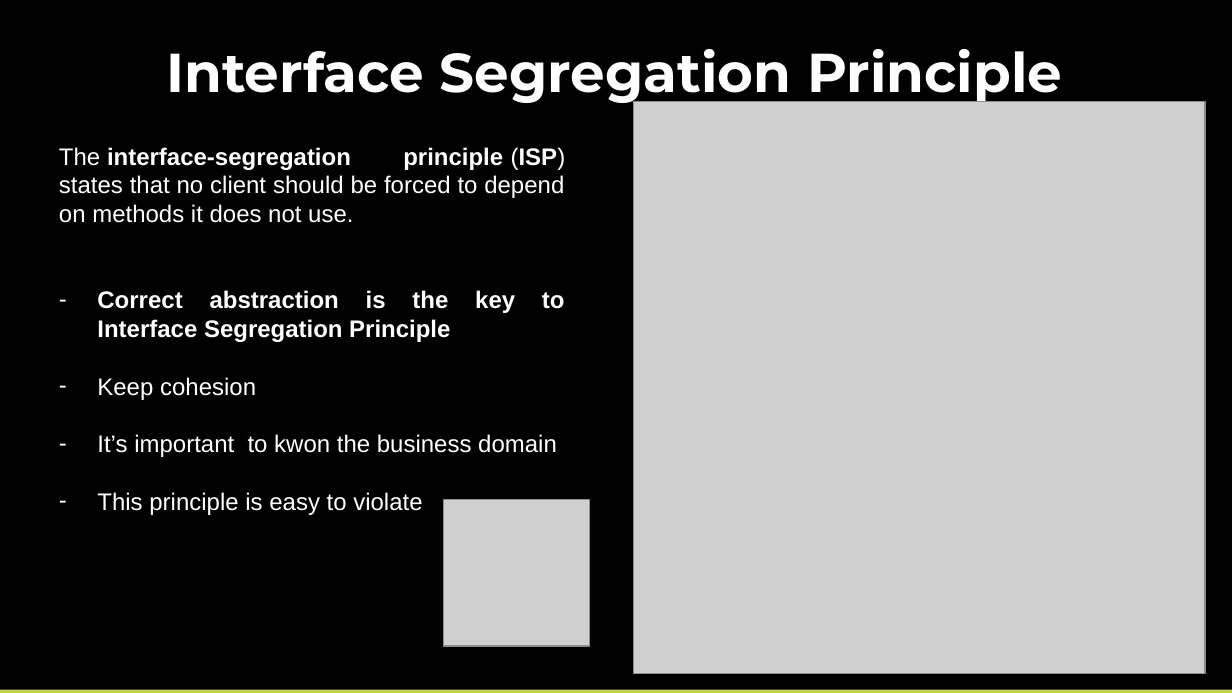
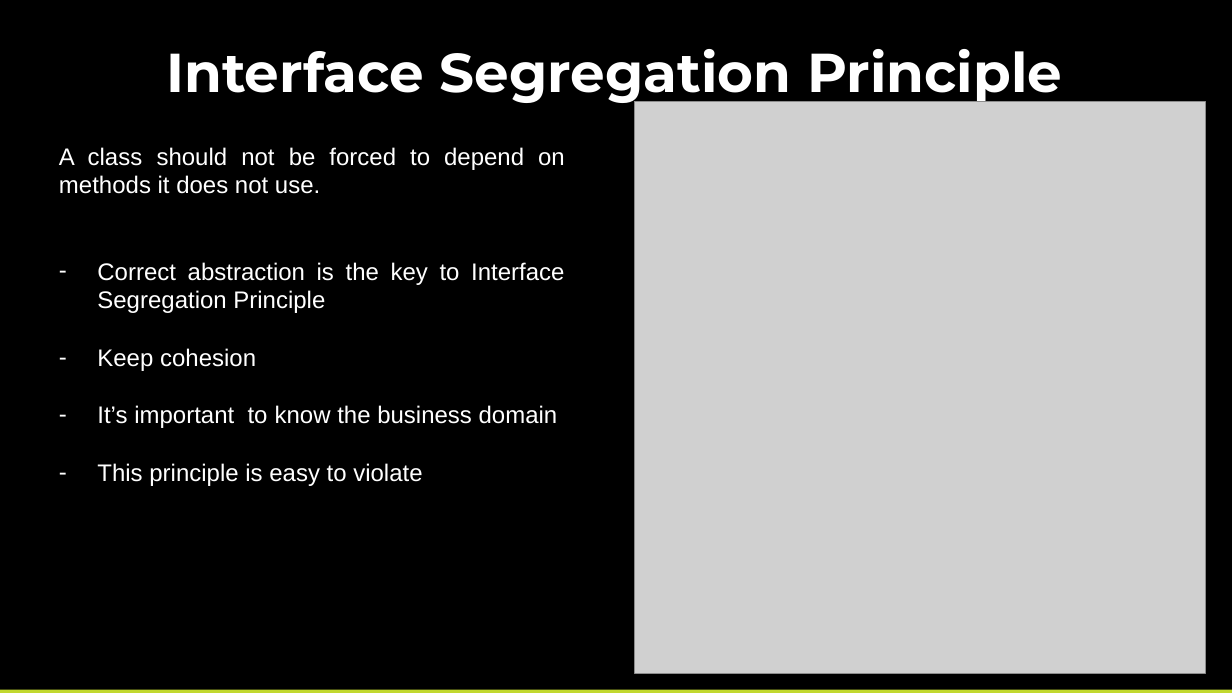
Before and after one commit to pcastellanos/TeamTraining, a slide deck: slide 23 of SOLID/SOLID.pptx. Drawn at 1232x693 pixels with LibreOffice and Linux fonts; fonts in the diff are those of the drawing; grey boxes stand for pictures. Boxes give left, top, right and bottom in pixels: in the first picture for what was removed or moved away, otherwise in the second. Text is boxed around its words. In the diff, an @@ line names an element or a change of style, - is before the commit and + after.

Commit message:
Changes in the presentation for Interface Segregation Principle

```diff
--- a/SOLID/SOLID.pptx
+++ b/SOLID/SOLID.pptx
@@ text at [59,147,565,194]: text changed @@
-The interface-segregation principle (ISP) states that no client should be forced to depend on methods it does not use.
+A class should not be forced to depend on methods it does not use.
@@ text at [97,262,564,313]: bold off in "Correct abstraction is the key to Interface ..." @@
@@ text at [97,405,558,428]: text changed @@
-– It’s important to kwon the business domain
+– It’s important to know the business domain
@@ picture removed at [444,500,590,647] @@
```
Also in this commit, not shown: 1 other slide changed, 1 slide removed.
